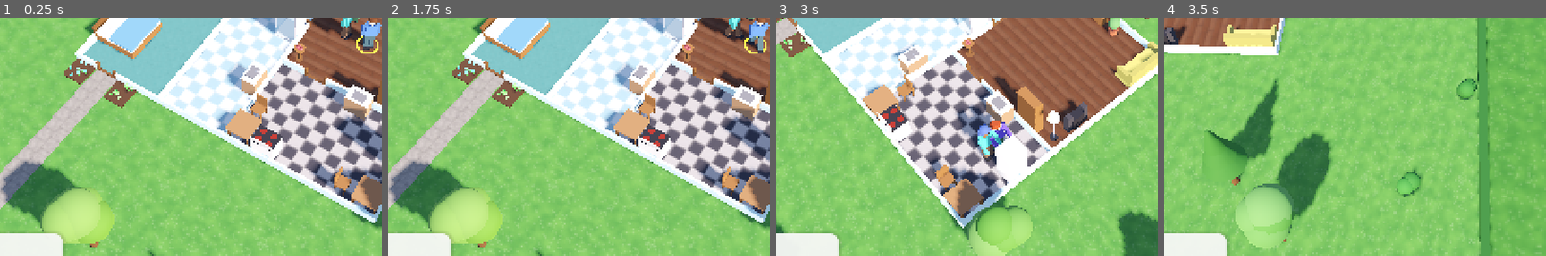
Above: before the commit, frames 1-4 (left to right).
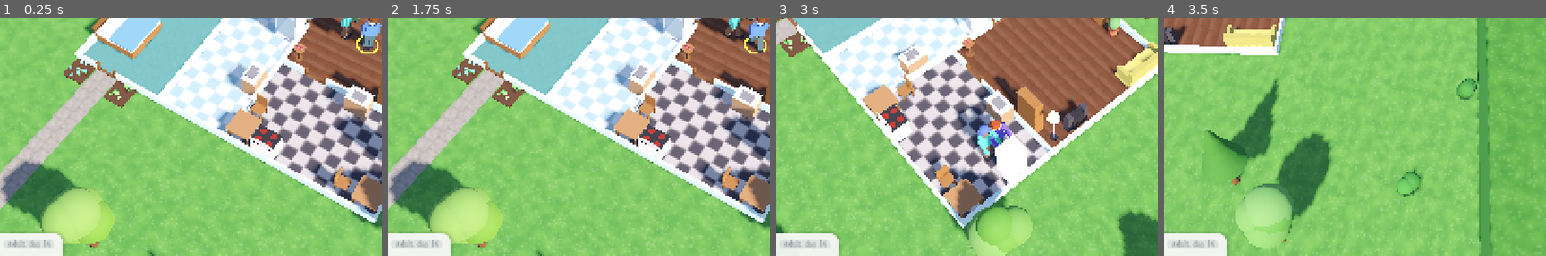
Above: after the commit, the same moments.

Repository: qmzpalgh/the-people
Game: Godot game, scene res://main.tscn
The game is run twice, just before and just after one commit, with the same random seed, the same clock (stepped at 60 frames per second) and the same inputs.
Inputs (mouse positions are % of the whole screen's width and height, from its top left):
- Up to frame 1 (0.25 s): no input
- Up to frame 2 (1.75 s): click "II" at 0.5 s; click ">" at 1.25 s
- Up to frame 3 (3 s): click ">>" at 2 s; tap Enter at 2.75 s; move the mouse to (72, 45) at 2.77 s; hold D from 2.78 s (still down); hold Q from 2.78 s (still down); click (72, 45) at 2.92 s
- Up to frame 4 (3.5 s): keep holding D; keep holding Q; tap Space at 3.02 s
The pictures show only the part of the screen within x 14-64%, y 42-92%; the shares and areas given below are measured in that part.

The runs differ from the first frame. In frame 1, 0.2% of the frame differs, in the area x 2-14%, y 93-97%; in frame 2, 0.2%; in frame 3, 0.2%; in frame 4, 0.2%.

Commit message:
A2: Show life stage and age in a chip beside the name
The card header now carries a quiet chip with the person's stage and age:
"Adult, day 17", "Child, grows up in 3 days", "Elder, day 33". It is rebuilt
only when its words change, so it follows a new selection and a child growing
up. The header wraps, so a long name keeps its line and the chip drops under
it. The stage line leaves the old About text.

TP_UI=pick:<n> selects the n-th household member (from 1) for screenshots.

Co-Authored-By: Claude Opus 5.5 <noreply@anthropic.com>

Diff:
--- a/scripts/ui.gd
+++ b/scripts/ui.gd
@@ -39,6 +39,7 @@
 var needs_box: GridContainer
 var bars := {}
 var info_l: Label
+var stage_box: HBoxContainer
 var tab_btns := {}
 var card_tab := ""
 var side: PanelContainer
@@ -102,9 +103,15 @@
 	var cv := VBoxContainer.new()
 	cv.add_theme_constant_override("separation", 6)
 	card.add_child(cv)
-	var head := _hbox(cv, 2)
+	# The stage chip drops under the name when both don't fit on one line.
+	var head := HFlowContainer.new()
+	head.add_theme_constant_override("h_separation", 8)
+	head.add_theme_constant_override("v_separation", 2)
+	cv.add_child(head)
 	name_l = _label(head, "", 17)
 	name_l.size_flags_horizontal = Control.SIZE_EXPAND_FILL
+	stage_box = _hbox(head, 0)
+	stage_box.size_flags_vertical = Control.SIZE_SHRINK_CENTER
 	act_l = _label(cv, "", 13)
 	act_l.add_theme_color_override("font_color", MUTED)
 	mood_bar = _bar(cv, 0, 6)
@@ -440,6 +447,12 @@
 	for t in CARD_TABS:
 		if what.contains("tab:" + t):
 			card_tab = t
+	# pick:<n> selects the n-th household member, counting from 1.
+	var pick := what.find("pick:")
+	if pick >= 0:
+		var n := what.substr(pick + 5, 1).to_int() - 1
+		if n >= 0 and n < game.people.size():
+			game.select(game.people[n])
 	if what.contains("help"):
 		toggle_help()
 	if what.contains("floors"):
@@ -616,6 +629,9 @@
 	if s == null or not is_instance_valid(s):
 		return
 	name_l.text = s.pname
+	if _changed("stage", _stage_words(s)):
+		_clear(stage_box)
+		_chip(stage_box, _sig["stage"], MUTED)
 	act_l.text = s.activity()
 	_set_bar(mood_bar, s.mood())
 	for t in tab_btns:
@@ -655,7 +671,7 @@
 		for n in Defs.NEEDS:
 			_set_bar(bars[n], s.needs[n])
 	if info_l.visible:
-		var lines := [s.stage_text()]
+		var lines := []
 		if s.job != null:
 			var c: Dictionary = Defs.CAREERS[s.job.career]
 			lines.append("%s, $%d a day, %d:00 to %d:00 on weekdays" % [c["titles"][s.job.level], c["pay"][s.job.level],
@@ -710,3 +726,14 @@
 
 func _pick_card_tab(t: String) -> void:
 	card_tab = "" if card_tab == t else t
+
+
+## The life stage and age, for the chip beside the name.
+func _stage_words(s: Person) -> String:
+	match s.stage():
+		"child":
+			var left := ceili(Defs.CHILD_DAYS - s.age)
+			return "Child, grows up in %d %s" % [left, "day" if left == 1 else "days"]
+		"elder":
+			return "Elder, day %d" % int(s.age)
+	return "Adult, day %d" % int(s.age)
